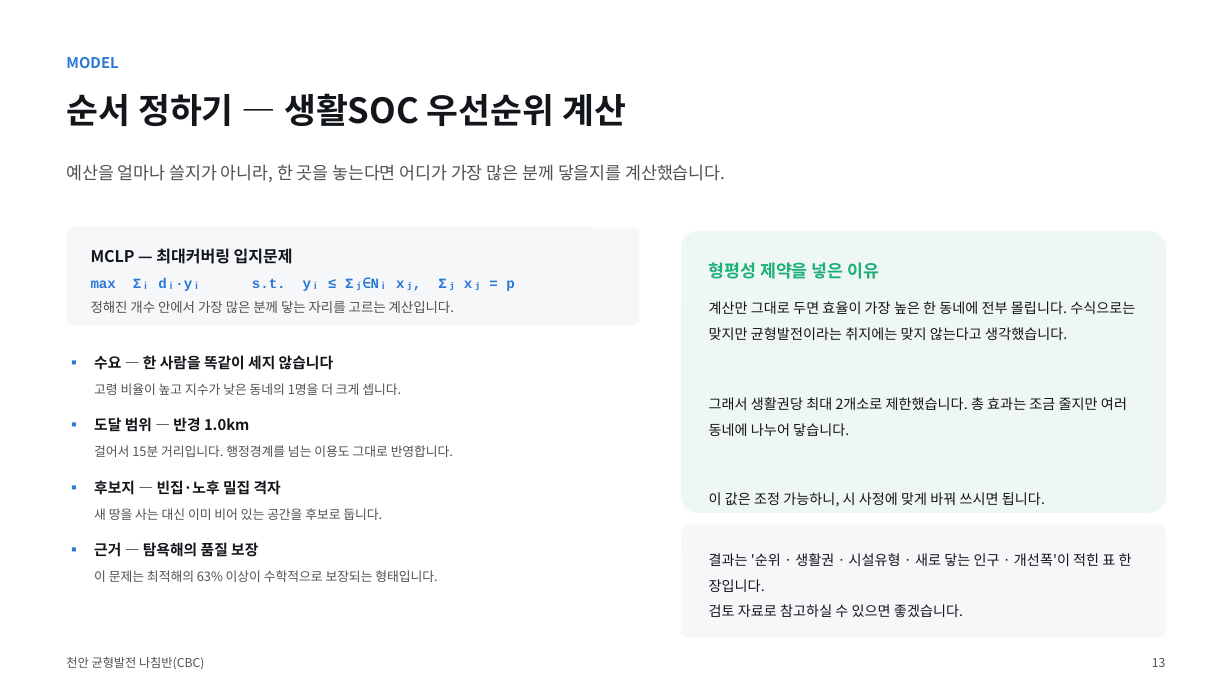
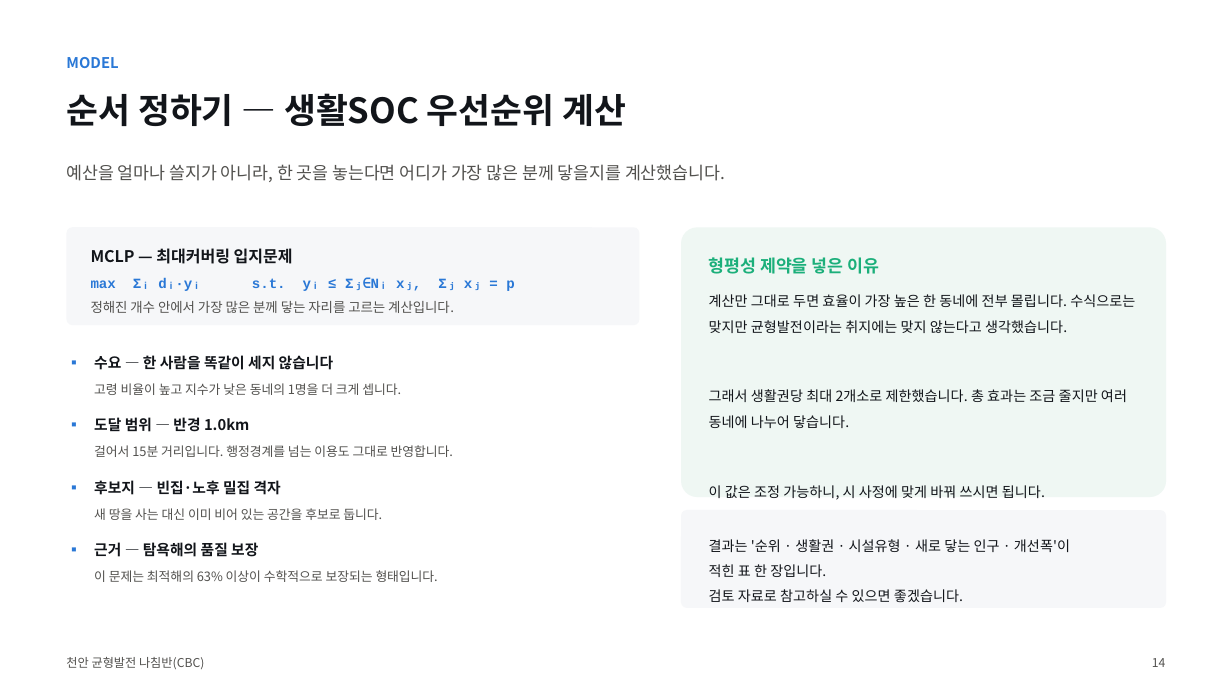
Before and after one commit to BioCode67/2026-AI-, a slide deck: slide 15 of deliverables/기획서_천안균형발전나침반_CBC.pptx (slide 14 before the commit). Drawn at 1232x693 pixels with LibreOffice and Linux fonts; fonts in the diff are those of the drawing. Boxes give left, top, right and bottom in pixels: in the first picture for what was removed or moved away, otherwise in the second. Text is boxed around its words. In the diff, an @@ line names an element or a change of style, - is before the commit and + after.

```diff
--- a/deliverables/기획서_천안균형발전나침반_CBC.pptx
+++ b/deliverables/기획서_천안균형발전나침반_CBC.pptx
@@ rounded rectangle: place and size @@
-rounded rectangle at [681, 231, 1166, 513]
+rounded rectangle at [681, 227, 1166, 497]
@@ text "형평성 제약을 넣은 이유": place and size @@
-text "형평성 제약을 넣은 이유" at [709, 262, 879, 279]
+text "형평성 제약을 넣은 이유" at [709, 257, 879, 274]
@@ text "계산만 그대로 두면 효율이 가장 ...": place and size @@
-text "계산만 그대로 두면 효율이 가장 ..." at [709, 301, 1135, 507]
+text "계산만 그대로 두면 효율이 가장 ..." at [709, 294, 1135, 500]
@@ rounded rectangle: place and size @@
-rounded rectangle at [681, 525, 1166, 638]
+rounded rectangle at [681, 510, 1166, 608]
@@ text at [709, 539, 1070, 577]: text changed @@
-결과는 '순위 · 생활권 · 시설유형 · 새로 닿는 인구 · 개선폭'이 적힌 표 한 장입니다.
+결과는 '순위 · 생활권 · 시설유형 · 새로 닿는 인구 · 개선폭'이
+적힌 표 한 장입니다.
@@ text "결과는 '순위 · 생활권 · ...": place and size @@
-text "결과는 '순위 · 생활권 · ..." at [709, 553, 1132, 617]
+text "결과는 '순위 · 생활권 · ..." at [709, 539, 1070, 602]
@@ text at [1152, 658, 1165, 667]: text changed @@
-13
+14
```
Also in this commit, not shown: 9 other slides changed, 1 slide added, 6 other files.
